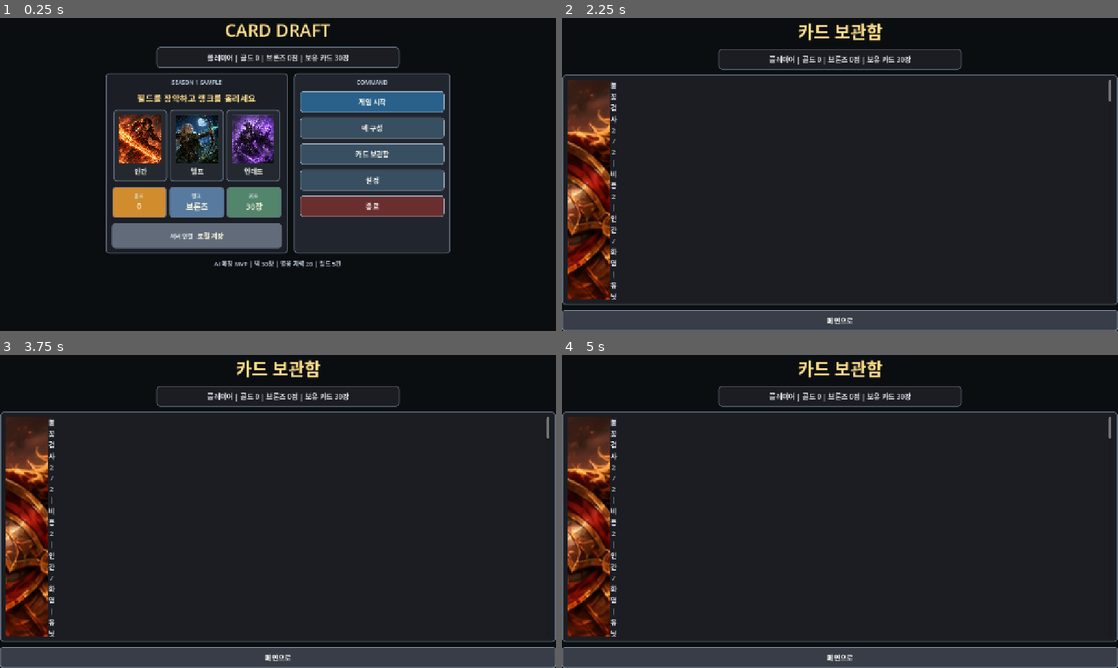
Above: before the commit, frames 1-4 (two rows, left to right).
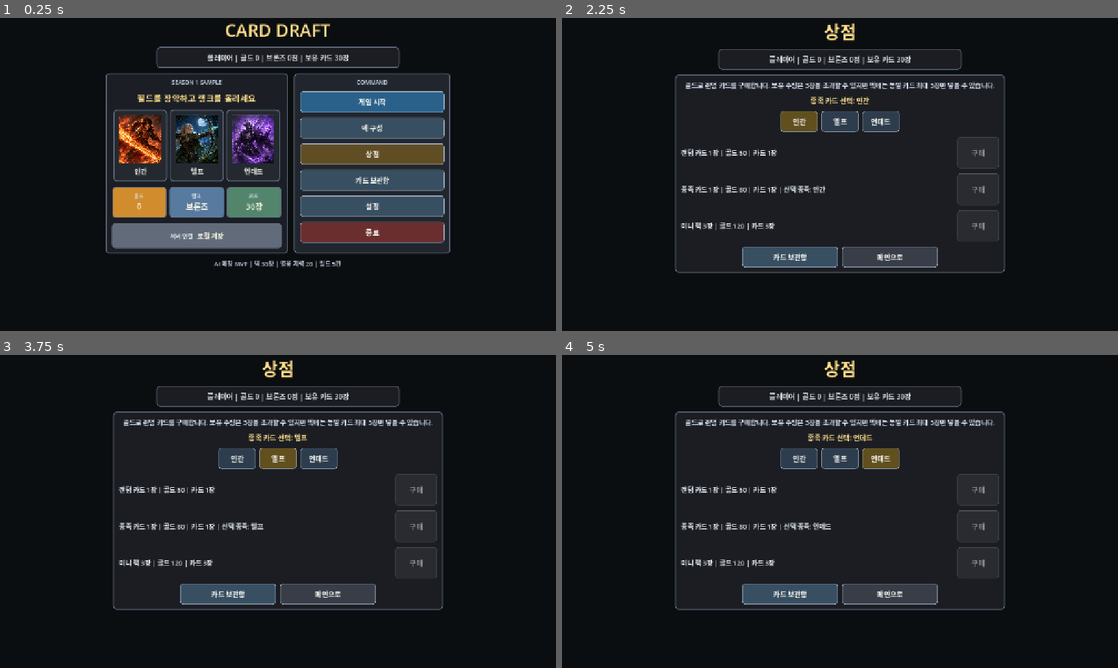
Above: after the commit, the same moments.

Repository: junho0831/card_draft
Game: Godot game, scene res://scenes/Main.tscn
Two runs of this game, one before a commit and one after it. Both use one fixed random seed, a clock stepped at 60 frames per second and the inputs below.
Inputs (mouse positions are in pixels of both pictures, inside the frame that each line leads up to):
- Up to frame 1 (0.25 s): no input
- Up to frame 2 (2.25 s): click "카드 보관함" at 0.5 s; click "메인으로" at 1.25 s; click (934, 152) at 2 s, where only the run after the commit has a clickable "상점"
- Up to frame 3 (3.75 s): click (239, 458) at 2.75 s, where only the run after the commit has a clickable "인간"; click (278, 458) at 3.5 s, where only the run after the commit has a clickable "엘프"
- Up to frame 4 (5 s): click (878, 458) at 4.25 s, where only the run after the commit has a clickable "언데드"

The runs differ from the first frame. In frame 1, 5.2% of the frame differs, in the area x 54-80%, y 40-72%; in frame 2, 20%; in frame 3, 20%; in frame 4, 20%, in the area x 0-100%, y 1-100%.

Commit message:
feat: 상점 기능 추가
- 메인 메뉴에 상점 버튼 추가
- 랜덤 카드 및 종족 카드 구매 기능 구현
- 상점 필터 및 상품 목록 API 정의
- 골드 부족 시 구매 버튼 비활성화 처리
- 서버 및 로컬 모드에서 카드 구매 가능
- 중복 카드 획득 시 보유 수량 증가 (덱 구성 제한 유지)

Diff:
--- a/scripts/api_client.gd
+++ b/scripts/api_client.gd
@@ -57,6 +57,15 @@
 		"result": result,
 	}, true)
 
+func fetch_shop_products() -> Dictionary:
+	return await _request("/api/shop/products", HTTPClient.METHOD_GET, {}, true)
+
+func buy_shop_product(product_id: String, race_filter: String = "") -> Dictionary:
+	return await _request("/api/shop/purchase", HTTPClient.METHOD_POST, {
+		"productId": product_id,
+		"raceFilter": race_filter,
+	}, true)
+
 func _request(path: String, method: HTTPClient.Method, body: Dictionary, include_user: bool) -> Dictionary:
 	var request := HTTPRequest.new()
 	request.timeout = timeout_seconds
--- a/scripts/main.gd
+++ b/scripts/main.gd
@@ -30,6 +30,7 @@
 var player_profile := {}
 var working_deck: Array = []
 var deck_builder_filter := "전체"
+var shop_race_filter := "인간"
 var active_mode := "casual"
 var opponent_type := "ai"
 var server_enabled := false
@@ -258,6 +259,7 @@
 
 	_add_menu_button(menu, "게임 시작", "_show_mode_select", Color(0.16, 0.38, 0.54, 1.0))
 	_add_menu_button(menu, "덱 구성", "_show_deck_builder", Color(0.22, 0.31, 0.38, 1.0))
+	_add_menu_button(menu, "상점", "_show_shop", Color(0.38, 0.3, 0.14, 1.0))
 	_add_menu_button(menu, "카드 보관함", "_show_collection", Color(0.22, 0.31, 0.38, 1.0))
 	_add_menu_button(menu, "설정", "_show_settings", Color(0.22, 0.31, 0.38, 1.0))
 	_add_menu_button(menu, "종료", "_quit_game", Color(0.42, 0.18, 0.18, 1.0))
@@ -454,6 +456,101 @@
 	player_profile["selected_deck"] = working_deck.duplicate()
 	_save_profile()
 	_show_message("덱을 저장했습니다.", "_show_main_menu")
+
+func _show_shop() -> void:
+	_clear_screen()
+	_add_title("상점")
+	root_box.add_child(_make_profile_summary())
+
+	var compact := _is_compact_layout()
+	var panel := _make_responsive_panel(Color(0.105, 0.115, 0.135, 1.0), 760)
+	root_box.add_child(panel)
+
+	var box := VBoxContainer.new()
+	box.add_theme_constant_override("separation", 12)
+	panel.add_child(box)
+
+	box.add_child(_make_label("골드로 랜덤 카드를 구매합니다. 보유 수량은 3장을 초과할 수 있지만 덱에는 동일 카드 최대 3장만 넣을 수 있습니다.", 15, Color(0.84, 0.88, 0.95, 1.0)))
+
+	var race_label := _make_label("종족 카드 선택: %s" % shop_race_filter, 16, Color(1.0, 0.88, 0.55, 1.0))
+	race_label.autowrap_mode = TextServer.AUTOWRAP_OFF
+	box.add_child(race_label)
+	box.add_child(ui.make_filter_bar(["인간", "엘프", "언데드"], shop_race_filter, self, "_set_shop_race_filter", compact))
+
+	var products: Array = reward_service.shop_products()
+	for product in products:
+		box.add_child(_make_shop_product_row(product))
+
+	var bottom: BoxContainer = ui.make_responsive_box(compact, 10)
+	bottom.size_flags_horizontal = Control.SIZE_SHRINK_CENTER
+	box.add_child(bottom)
+	_add_menu_button(bottom, "카드 보관함", "_show_collection", Color(0.22, 0.31, 0.38, 1.0))
+	_add_menu_button(bottom, "메인으로", "_show_main_menu", Color(0.22, 0.24, 0.28, 1.0))
+
+func _make_shop_product_row(product: Dictionary) -> Control:
+	var row := HBoxContainer.new()
+	row.add_theme_constant_override("separation", 10)
+	row.size_flags_horizontal = Control.SIZE_EXPAND_FILL
+	row.custom_minimum_size = Vector2(0, 72)
+
+	var title := "%s | 골드 %d | 카드 %d장" % [String(product["name"]), int(product["price"]), int(product["card_count"])]
+	if bool(product["race_selectable"]):
+		title += " | 선택 종족: %s" % shop_race_filter
+	var info := _make_label(title, 15, Color(0.92, 0.94, 0.98, 1.0))
+	info.horizontal_alignment = HORIZONTAL_ALIGNMENT_LEFT
+	info.size_flags_horizontal = Control.SIZE_EXPAND_FILL
+	row.add_child(info)
+
+	var button := Button.new()
+	button.text = "구매"
+	button.custom_minimum_size = Vector2(96, 40)
+	_style_button(button, Color(0.38, 0.3, 0.14, 1.0))
+	button.disabled = int(player_profile.get("gold", 0)) < int(product["price"])
+	button.pressed.connect(Callable(self, "_buy_shop_product").bind(String(product["id"])))
+	row.add_child(button)
+	return row
+
+func _set_shop_race_filter(filter: String) -> void:
+	shop_race_filter = filter
+	_show_shop()
+
+func _buy_shop_product(product_id: String) -> void:
+	if server_enabled:
+		var server_result: Dictionary = await api_client.buy_shop_product(product_id, shop_race_filter)
+		if bool(server_result.get("ok", false)) and typeof(server_result.get("body", {})) == TYPE_DICTIONARY:
+			var body: Dictionary = server_result["body"]
+			if typeof(body.get("profile", {})) == TYPE_DICTIONARY and typeof(body.get("collection", {})) == TYPE_DICTIONARY:
+				var decks_result: Dictionary = await api_client.fetch_decks()
+				var decks_body: Array = []
+				if bool(decks_result.get("ok", false)) and typeof(decks_result.get("body", [])) == TYPE_ARRAY:
+					decks_body = decks_result["body"]
+				_apply_server_profile(body["profile"], body["collection"], decks_body)
+			_save_profile()
+			_show_shop_result(String(body.get("summary", "상점 구매 완료")))
+			return
+		server_enabled = false
+
+	var local_result: Dictionary = reward_service.buy_random_cards(player_profile, card_defs, product_id, shop_race_filter)
+	if not bool(local_result.get("ok", false)):
+		_show_message(String(local_result.get("error", "구매 실패")), "_show_shop")
+		return
+	player_profile = local_result["profile"]
+	_save_profile()
+	_show_shop_result(String(local_result["summary"]))
+
+func _show_shop_result(summary: String) -> void:
+	_clear_screen()
+	_add_title("구매 결과")
+	root_box.add_child(_make_profile_summary())
+	var panel := _make_center_panel(Color(0.12, 0.135, 0.16, 1.0), 560)
+	root_box.add_child(panel)
+	var box := VBoxContainer.new()
+	box.add_theme_constant_override("separation", 12)
+	panel.add_child(box)
+	box.add_child(_make_label(summary, 19, Color(0.92, 0.94, 0.98, 1.0)))
+	box.add_child(_make_label("현재 골드 %d | 보유 카드 %d장" % [int(player_profile["gold"]), deck_service.total_owned_cards(player_profile["owned_cards"])], 16, Color(1.0, 0.88, 0.55, 1.0)))
+	_add_menu_button(box, "상점으로", "_show_shop", Color(0.38, 0.3, 0.14, 1.0))
+	_add_menu_button(box, "메인으로", "_show_main_menu", Color(0.22, 0.24, 0.28, 1.0))
 
 func _show_collection() -> void:
 	_clear_screen()
--- a/scripts/reward_service.gd
+++ b/scripts/reward_service.gd
@@ -1,5 +1,26 @@
 extends RefCounted
 class_name RewardService
+
+const SHOP_PRODUCTS := {
+	"random_card": {
+		"name": "랜덤 카드 1장",
+		"price": 50,
+		"card_count": 1,
+		"race_selectable": false,
+	},
+	"race_card": {
+		"name": "종족 카드 1장",
+		"price": 80,
+		"card_count": 1,
+		"race_selectable": true,
+	},
+	"mini_pack": {
+		"name": "미니 팩 3장",
+		"price": 120,
+		"card_count": 3,
+		"race_selectable": false,
+	},
+}
 
 func apply_reward(profile: Dictionary, mode: String, battle_result: String, card_defs: Array) -> Dictionary:
 	var gold_delta := 0
@@ -48,6 +69,51 @@
 	profile["owned_cards"][id] = int(profile["owned_cards"].get(id, 0)) + 1
 	return String(card["name"])
 
+func shop_products() -> Array:
+	return [
+		_shop_product("random_card"),
+		_shop_product("race_card"),
+		_shop_product("mini_pack"),
+	]
+
+func buy_random_cards(profile: Dictionary, card_defs: Array, product_id: String, race_filter: String = "") -> Dictionary:
+	if not SHOP_PRODUCTS.has(product_id):
+		return _shop_error("알 수 없는 상품입니다.")
+	if card_defs.is_empty():
+		return _shop_error("구매 가능한 카드가 없습니다.")
+
+	var product: Dictionary = SHOP_PRODUCTS[product_id]
+	var price := int(product["price"])
+	if int(profile.get("gold", 0)) < price:
+		return _shop_error("골드가 부족합니다.")
+
+	var pool := _shop_card_pool(card_defs, bool(product["race_selectable"]), race_filter)
+	if pool.is_empty():
+		return _shop_error("선택한 조건에 맞는 카드가 없습니다.")
+
+	var gained_cards: Array = []
+	for i in range(int(product["card_count"])):
+		var card: Dictionary = pool[randi() % pool.size()]
+		var id := String(card["id"])
+		profile["owned_cards"][id] = int(profile["owned_cards"].get(id, 0)) + 1
+		gained_cards.append({
+			"id": id,
+			"name": String(card["name"]),
+		})
+
+	profile["gold"] = int(profile["gold"]) - price
+	var gained_names := []
+	for card in gained_cards:
+		gained_names.append(String(card["name"]))
+	var summary := "%s 구매\n골드 -%d\n카드 획득: %s\n" % [String(product["name"]), price, _join_names(gained_names)]
+	return {
+		"ok": true,
+		"profile": profile,
+		"summary": summary,
+		"gold_delta": -price,
+		"cards": gained_cards,
+	}
+
 func rank_name(points: int) -> String:
 	if points >= 2000:
 		return "다이아"
@@ -63,3 +129,35 @@
 	if mode == "ranked":
 		return "랭크전"
 	return "일반전"
+
+func _shop_product(product_id: String) -> Dictionary:
+	var product: Dictionary = SHOP_PRODUCTS[product_id]
+	return {
+		"id": product_id,
+		"name": String(product["name"]),
+		"price": int(product["price"]),
+		"card_count": int(product["card_count"]),
+		"race_selectable": bool(product["race_selectable"]),
+	}
+
+func _shop_card_pool(card_defs: Array, race_selectable: bool, race_filter: String) -> Array:
+	var pool := []
+	for card in card_defs:
+		if race_selectable and String(card.get("race", "")) != race_filter:
+			continue
+		pool.append(card)
+	return pool
+
+func _shop_error(message: String) -> Dictionary:
+	return {
+		"ok": false,
+		"error": message,
+	}
+
+func _join_names(names: Array) -> String:
+	var text := ""
+	for name in names:
+		if not text.is_empty():
+			text += ", "
+		text += String(name)
+	return text
Not shown, changed: docs/api.md
Not shown, changed: docs/knowledge.md
Not shown, changed: docs/runbook.md
Not shown, changed: server/src/main/java/com/carddraft/server/api/Dto.java
Not shown, added: server/src/main/java/com/carddraft/server/api/ShopController.java
Not shown, changed: server/src/main/java/com/carddraft/server/repository/CardDraftRepository.java
Not shown, added: server/src/main/java/com/carddraft/server/service/ShopService.java
Not shown, added: server/src/test/java/com/carddraft/server/service/ShopServiceTest.java
